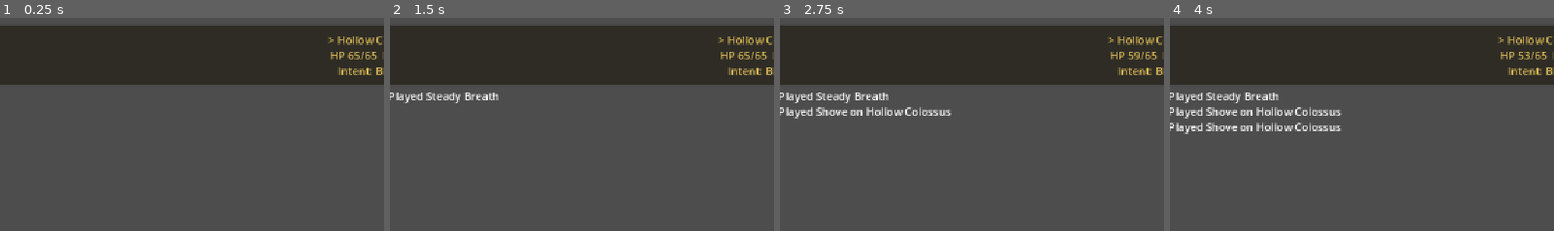
Above: before the commit, frames 1-4 (left to right).
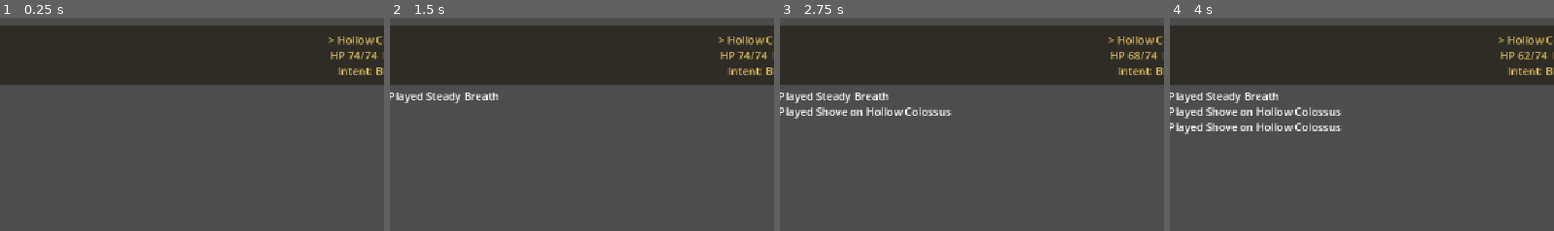
Above: after the commit, the same moments.

Repository: grump606/card-battle-prototype
Game: Godot game, scene res://battle.tscn
Two runs of this game, one before a commit and one after it. Both use one fixed random seed, a clock stepped at 60 frames per second and the inputs below.
Inputs:
- Up to frame 1 (0.25 s): no input
- Up to frame 2 (1.5 s): click "> Hollow Colossus HP 65/65 Bl…" (after the commit: "> Hollow Colossus HP 74/74 Bl…") at 0.5 s; click "Steady Breath (1) Draw 1, Blo…" at 1.25 s
- Up to frame 3 (2.75 s): click "Shove (1) Deal 6 Deals 6" at 2 s
- Up to frame 4 (4 s): click "> Hollow Colossus HP 59/65 Bl…" (after the commit: "> Hollow Colossus HP 68/74 Bl…") at 2.75 s; click "Shove (1) Deal 6 Deals 6" at 3.5 s
The pictures show only the part of the screen within x 1-51%, y 0-50%; the shares and areas given below are measured in that part.

The runs differ from the first frame. In frame 1, 0.2% of the frame differs, in the area x 90-98%, y 15-20%; in frame 2, 0.2%; in frame 3, 0.1%; in frame 4, 0.1%.

Commit message:
Slightly raise enemy HP for a modest difficulty uptick
Playtest feedback: feels good, wanted a slight uptick. HP only (damage and
intents unchanged, since trio fights react sharply to damage):
Gate Warden 54->60, Hollow Colossus 65->74, Lost Shade 26->28,
Skittering Wisp 15->16, Pale Whisperer 17->18.

Sim win rates (3 seeds x 1000 fights): 1 enemy ~90-91%, 2 enemies ~82-83%,
3 enemies ~68-69%, about 4-5 points lower than before. Untuned guesses.

Co-Authored-By: Claude Sonnet 5.5 <noreply@anthropic.com>

Diff:
--- a/data/enemies/gate_warden.tres
+++ b/data/enemies/gate_warden.tres
@@ -21,5 +21,5 @@
 [resource]
 script = ExtResource("1_enemy")
 display_name = "Gate Warden"
-max_hp = 54
+max_hp = 60
 intents = Array[ExtResource("2_effect")]([SubResource("Resource_i1"), SubResource("Resource_i2"), SubResource("Resource_i3")])
--- a/data/enemies/hollow_colossus.tres
+++ b/data/enemies/hollow_colossus.tres
@@ -16,5 +16,5 @@
 [resource]
 script = ExtResource("1_enemy")
 display_name = "Hollow Colossus"
-max_hp = 65
+max_hp = 74
 intents = Array[ExtResource("2_effect")]([SubResource("Resource_i1"), SubResource("Resource_i2")])
--- a/data/enemies/lost_shade.tres
+++ b/data/enemies/lost_shade.tres
@@ -16,5 +16,5 @@
 [resource]
 script = ExtResource("1_enemy")
 display_name = "Lost Shade"
-max_hp = 26
+max_hp = 28
 intents = Array[ExtResource("2_effect")]([SubResource("Resource_i1"), SubResource("Resource_i2")])
--- a/data/enemies/pale_whisperer.tres
+++ b/data/enemies/pale_whisperer.tres
@@ -21,5 +21,5 @@
 [resource]
 script = ExtResource("1_enemy")
 display_name = "Pale Whisperer"
-max_hp = 17
+max_hp = 18
 intents = Array[ExtResource("2_effect")]([SubResource("Resource_i1"), SubResource("Resource_i2"), SubResource("Resource_i3")])
--- a/data/enemies/skittering_wisp.tres
+++ b/data/enemies/skittering_wisp.tres
@@ -21,5 +21,5 @@
 [resource]
 script = ExtResource("1_enemy")
 display_name = "Skittering Wisp"
-max_hp = 15
+max_hp = 16
 intents = Array[ExtResource("2_effect")]([SubResource("Resource_i1"), SubResource("Resource_i2"), SubResource("Resource_i3")])
